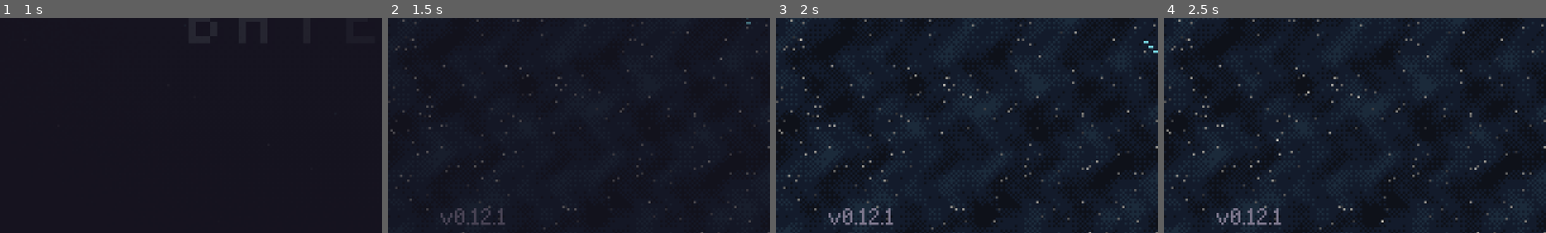
Above: before the commit, frames 1-4 (left to right).
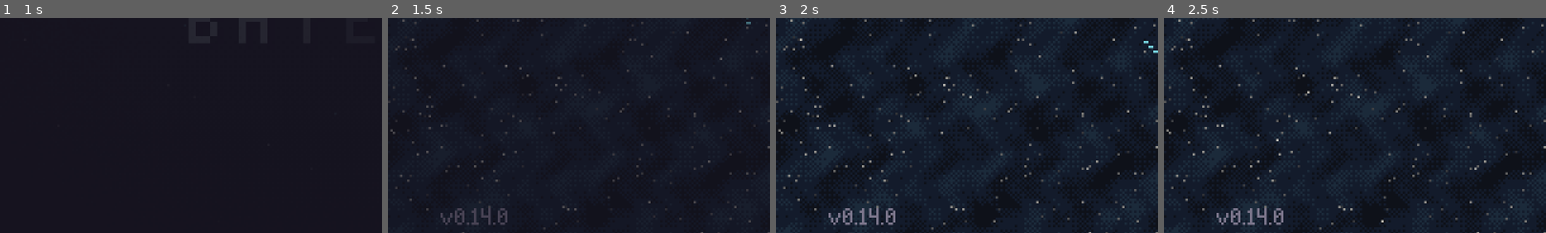
Above: after the commit, the same moments.

Repository: rodriguezric/protektor-jrpg
Game: Godot game, scene res://scenes/shell.tscn
Same seed, same stepped clock (60 frames per second), same inputs: the game is played once before the commit and once after it.
Inputs (mouse positions are % of the whole screen's width and height, from its top left):
- Up to frame 1 (1 s): tap Enter at 0.5 s; move the mouse to (72, 45) at 0.52 s; hold Right (right) from 0.53 s (still down); hold Z (accept) from 0.53 s (still down); click (72, 45) at 0.67 s; tap Space at 0.77 s; tap Shift (run) at 0.8 s
- Up to frame 2 (1.5 s): release Right (right) at 1.25 s; release Z (accept) at 1.25 s; drag from (30, 55) to (45, 70) at 1.27 s
- Up to frame 3 (2 s): no input
- Up to frame 4 (2.5 s): move the mouse to (60, 28) at 2.02 s; hold Right (right) from 2.03 s (still down); hold Z (accept) from 2.03 s (still down); tap Shift (run) at 2.3 s
The pictures show only the part of the screen within x 0-50%, y 49-99%; the shares and areas given below are measured in that part.

Frame 1 is identical in both runs. In frame 2, 0.2% of the frame differs, in the area x 24-32%, y 88-97%; in frame 3, 0.3%; in frame 4, 0.3%.

Commit message:
feature_hide_analog_unless_walking

Diff:
--- a/project.godot
+++ b/project.godot
@@ -11,7 +11,7 @@
 [application]
 
 config/name="Protektor: Children of the Void"
-config/version="0.12.1"
+config/version="0.14.0"
 run/main_scene="res://scenes/shell.tscn"
 config/features=PackedStringArray("4.6")
 run/flush_stdout_on_print=true
@@ -41,6 +41,8 @@
 [rendering]
 
 textures/canvas_textures/default_texture_filter=0
+renderer/rendering_method.mobile="gl_compatibility"
+textures/vram_compression/import_etc2_astc=true
 environment/defaults/default_clear_color=Color(0.086, 0.075, 0.122, 1)
 2d/snap/snap_2d_transforms_to_pixel=true
 2d/snap/snap_2d_vertices_to_pixel=true
--- a/scripts/starmap.gd
+++ b/scripts/starmap.gd
@@ -19,6 +19,7 @@
 var cursor_ring := 0.0
 var drawer: Node2D
 var _ready_input := false
+var help: Label
 
 
 func setup(p_arcade: bool, p_first: bool) -> void:
@@ -60,7 +61,7 @@
 	info_levels = Art.label("", Pal.SYNC)
 	info_levels.position = Vector2(6, 27)
 	ib.add_child(info_levels)
-	var help := Art.label("Arrows choose   Z select   X back", Pal.TEXT_DIM)
+	help = Art.label("", Pal.TEXT_DIM)
 	help.position = Vector2(170, 6)
 	add_child(help)
 	for i in visible_planets.size():
@@ -78,7 +79,33 @@
 func _process(delta: float) -> void:
 	t += delta
 	cursor_ring += delta
+	help.text = "Tap a world, tap again" if Game.touch_active else "Arrows choose   Z select   X back"
 	drawer.queue_redraw()
+
+
+func _planet_pos(i: int) -> Vector2:
+	return Data.PLANET_INFO[visible_planets[i]].pos + Vector2(0, sin(t * 1.5 + i) * 1.5)
+
+
+func tap(p: Vector2) -> bool:
+	## Touch: tap a world to select it, tap it again to choose it. Taps that
+	## miss every world are still taken, so they never confirm by accident.
+	var best := -1
+	var best_d := 22.0
+	for i in visible_planets.size():
+		var d := p.distance_to(_planet_pos(i))
+		if d < best_d:
+			best_d = d
+			best = i
+	if best < 0:
+		return true
+	if best == sel:
+		TouchControls.confirm()
+	else:
+		sel = best
+		Sfx.play("blip")
+		_update_info()
+	return true
 
 
 func _draw_map() -> void:
@@ -100,7 +127,7 @@
 		var k: float = bloom[p]
 		if k <= 0.0:
 			continue
-		var pos: Vector2 = Data.PLANET_INFO[p].pos + Vector2(0, sin(t * 1.5 + i) * 1.5)
+		var pos := _planet_pos(i)
 		var unlocked := _unlocked(p)
 		var key: String = Data.PLANET_INFO[p].tex
 		var d := 24 if i == sel else 18
@@ -161,6 +188,8 @@
 			await get_tree().create_timer(0.35).timeout
 	Sfx.music("level_select", 1.0)
 	await get_tree().process_frame
+	# worlds can be tapped while choosing (not during the level menu or warp)
+	add_to_group("tap_targets")
 	while true:
 		await get_tree().process_frame
 		var old := sel
@@ -170,6 +199,7 @@
 			sel = (sel - 1 + visible_planets.size()) % visible_planets.size()
 		elif Input.is_action_just_pressed("cancel"):
 			Sfx.play("cancel")
+			remove_from_group("tap_targets")
 			return ""
 		elif Input.is_action_just_pressed("accept"):
 			var p: String = visible_planets[sel]
@@ -177,11 +207,13 @@
 				Sfx.play("miss")
 				continue
 			Sfx.play("confirm")
+			remove_from_group("tap_targets")
 			var lv := await _pick_level(p)
 			if lv > 0:
 				Game.story["last_planet"] = p
 				await _deploy_fx(p)
 				return "%s_level_%02d" % [p, lv]
+			add_to_group("tap_targets")
 		if old != sel:
 			Sfx.play("blip")
 			_update_info()
@@ -197,7 +229,12 @@
 		if l == 2:
 			label += " - " + str(Data.PLANET_INFO[p].boss)
 		opts.append({"text": label, "enabled": open, "right": "done" if done > l else ("" if open else "locked")})
-	var m := Menu.make(self, opts, Vector2(150, 70), Vector2(158, 37))
+	# sized from its text, so a long boss name never runs into "locked"
+	var w := 0
+	for o in opts:
+		w = maxi(w, Art.text_width(o.text) + (Art.text_width(o.right) + 10 if o.right != "" else 0))
+	w += 22
+	var m := Menu.make(self, opts, Vector2(312 - w, 70), Vector2(w, 37))
 	var best := 0
 	for l in 3:
 		if Game.is_level_unlocked(p, l + 1, arcade):
--- a/scripts/title_screen.gd
+++ b/scripts/title_screen.gd
@@ -8,6 +8,7 @@
 var letters: Array = []
 var press: Label
 var menu: Menu
+var keys: Label
 
 
 func _init() -> void:
@@ -43,6 +44,8 @@
 func _process(delta: float) -> void:
 	t += delta
 	planet.texture = Art.planet("green_planet", 84, int(t * 3.0))
+	if keys:
+		keys.text = "Tap an option, tap again" if Game.touch_active else "Arrows move  Z ok  X back  Shift run"
 	drawer.queue_redraw()
 
 
@@ -96,7 +99,7 @@
 	var mt := create_tween()
 	mt.tween_property(menu, "position:y", 84.0, 0.35).set_trans(Tween.TRANS_BACK).set_ease(Tween.EASE_OUT)
 	await mt.finished
-	var keys := Art.label("Arrows move  Z ok  X back  Shift run", Pal.TEXT_DIM)
+	keys = Art.label("", Pal.TEXT_DIM)
 	keys.position = Vector2(22, 156)
 	add_child(keys)
 	while true:
--- a/scripts/touch_controls.gd
+++ b/scripts/touch_controls.gd
@@ -37,7 +37,8 @@
 ## do nothing, so a thumb that just misses never becomes a confirm.
 const GUARD := 0.07
 ## Screens that are steered with arrows rather than tapped.
-const ARROW_SCREENS := ["StarMap", "Training", "SlotScreen", "AchievementsScreen", "NameEntry", "Escape", "Workshop", "PilotStatus", "TitleScreen"]
+## (The title and the star map are tapped directly, so they aren't here.)
+const ARROW_SCREENS := ["Training", "SlotScreen", "AchievementsScreen", "NameEntry", "Escape", "Workshop", "PilotStatus"]
 
 var active := false
 var alpha := 0.0
--- a/tools/autotest.gd
+++ b/tools/autotest.gd
@@ -396,6 +396,58 @@
 	get_tree().quit()
 
 
+func _touch_screens() -> void:
+	## The title shows no stick or buttons; the star map is played by tapping
+	## worlds (stick hidden, B kept for back).
+	Game.testing = true
+	auto_talk = false
+	var sh: Shell = Game.shell
+	var tc: TouchControls = sh.touch
+	main.title()
+	await wait(0.8)
+	await _touch_tap(sh.to_window(Vector2(250, 20)), 0.2)   # wake the controls
+	await wait(3.0)
+	await window_shot("touch_title")
+	var shown := tc.controls.filter(func(c): return tc._shown(c) and (not tc.hidden_ids.has(c.id)) and (not tc.slot_alpha.has(c.id) or tc.slot_mode == c.id))
+	print("[screens] title: active=%s slot='%s' hidden=%s stick blocked=%s visible controls=%s" % [tc.active, tc.slot_mode, tc.hidden_ids, tc.joy_blocked, shown.map(func(c): return c.id)])
+	# the star map, every world open
+	for c in main.cine_layer.get_children():
+		c.queue_free()
+	main.fade_rect.color.a = 0.0
+	Game.load_meta_only()
+	for p in Data.PLANETS:
+		Game._unlock(p)
+	var res := {"pick": "?"}
+	var go := func() -> void:
+		res.pick = await main.starmap(true, false)
+	go.call()
+	await wait(1.5)
+	var sm: StarMap
+	for c in main.cine_layer.get_children():
+		if c is StarMap:
+			sm = c
+	await window_shot("touch_starmap")
+	print("[screens] starmap: slot='%s' hidden=%s stick blocked=%s" % [tc.slot_mode, tc.hidden_ids, tc.joy_blocked])
+	var before := sm.sel
+	var target := (before + 2) % sm.visible_planets.size()
+	var tp: Vector2 = sh.to_window(sm._planet_pos(target))
+	await _touch_tap(tp, 0.3)
+	print("[screens] tap a world: selected %s -> %s (want %s, %s)" % [before, sm.sel, target, sm.visible_planets[sm.sel]])
+	await _touch_tap(sh.to_window(Vector2(300, 100)), 0.3)   # empty space: nothing
+	print("[screens] tap empty space: still %s, level menu open=%s" % [sm.sel, not get_tree().get_nodes_in_group("tap_targets").filter(func(n): return n is Menu).is_empty()])
+	await _touch_tap(sh.to_window(sm._planet_pos(sm.sel)), 0.5)   # again: choose it
+	var menus := get_tree().get_nodes_in_group("tap_targets").filter(func(n): return n is Menu)
+	print("[screens] tap it again: level menu open=%s slot='%s'" % [not menus.is_empty(), tc.slot_mode])
+	await window_shot("touch_starmap_levels")
+	if not menus.is_empty():
+		var m: Menu = menus[0]
+		var row := sh.to_window(m.get_global_rect().position + m._slot(0) + Vector2(12, 4))
+		await _touch_tap(row, 0.3)
+		await _touch_tap(row, 2.0)
+	print("[screens] deployed to: %s" % res.pick)
+	get_tree().quit()
+
+
 func _process(_d: float) -> void:
 	if auto_talk and main.dialog.visible and Engine.get_process_frames() % 9 == 0:
 		_send("accept", true)
@@ -474,6 +526,9 @@
 		print("[splash] skipped=%s in %.1fs, screen black=%s, splash freed=%s" % [done.v, (Time.get_ticks_msec() - t1) / 1000.0, main.fade_rect.color.a > 0.99,
 			main.cine_layer.get_children().filter(func(c): return c is CompanySplash and not c.is_queued_for_deletion()).is_empty()])
 		get_tree().quit()
+		return
+	if scenario == "touch_screens":
+		await _touch_screens()
 		return
 	if scenario == "touch":
 		await _touch_test()
